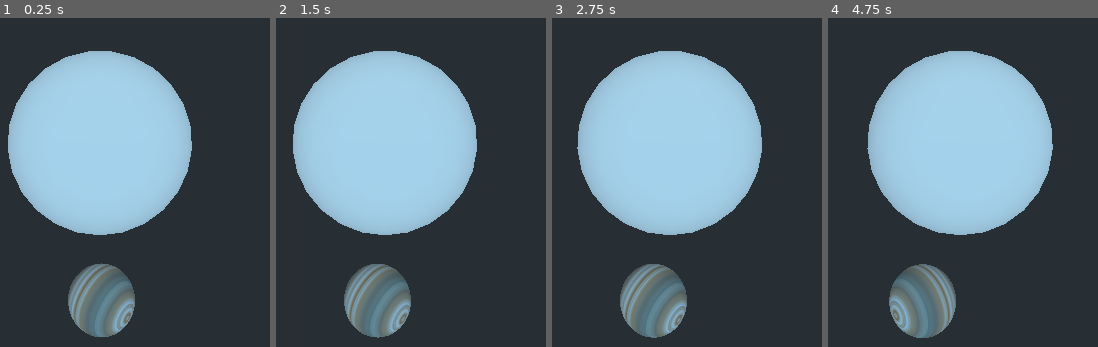
Above: before the commit, frames 1-4 (left to right).
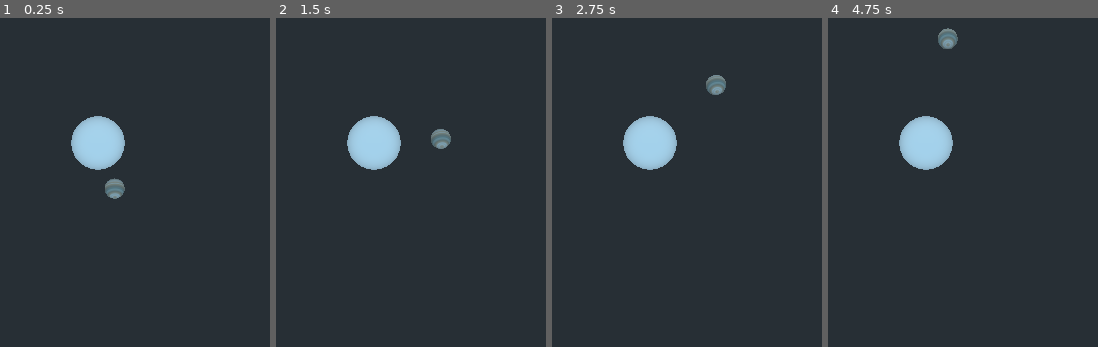
Above: after the commit, the same moments.

Repository: TwoFace902/VandyHacks2021
Game: Godot game, scene res://SpaceBoys.tscn
Two runs of this game, one before a commit and one after it. Both use one fixed random seed, a clock stepped at 60 frames per second and the inputs below.
Inputs:
- Up to frame 1 (0.25 s): no input
- Up to frame 2 (1.5 s): no input
- Up to frame 3 (2.75 s): no input
- Up to frame 4 (4.75 s): no input

The runs differ from the first frame. In frame 1, 32% of the frame differs, in the area x 2-72%, y 10-97%; in frame 2, 32%; in frame 3, 32%; in frame 4, 33%, in the area x 14-84%, y 3-98%.

Commit message:
orbit

Diff:
--- a/SpaceBoys.tscn
+++ b/SpaceBoys.tscn
@@ -1,6 +1,5 @@
-[gd_scene load_steps=7 format=2]
+[gd_scene load_steps=6 format=2]
 
-[ext_resource path="res://CSGSphere.gd" type="Script" id=1]
 [ext_resource path="res://Spatial.gd" type="Script" id=2]
 [ext_resource path="res://default_env.tres" type="Environment" id=3]
 [ext_resource path="res://8k_jupiter.jpg" type="Texture" id=4]
@@ -35,7 +34,6 @@
 radial_segments = 25
 rings = 25
 material = SubResource( 1 )
-script = ExtResource( 1 )
 
 [node name="Spatial3" type="Spatial" parent="."]
 transform = Transform( 1, 0, 0, 0, 1, 0, 0, 0, 1, 4.70375, 3.76033, 0 )
@@ -52,7 +50,7 @@
 smooth_faces = false
 
 [node name="Camera" type="Camera" parent="."]
-transform = Transform( 1, 0, 0, 0, 1.19249e-08, 1, 0, -1, 1.19249e-08, 0, 150, 0 )
+transform = Transform( 1, 0, 0, 0, 1.19249e-08, 1, 0, -1, 1.19249e-08, 0, 500, 0 )
 environment = ExtResource( 3 )
 current = true
 far = 8192.0
--- a/Spatial.gd
+++ b/Spatial.gd
@@ -1,20 +1,24 @@
 extends Spatial
 
 
-# Declare member variables here. Examples:
-# var a = 2
-# var b = "text"
+# var velocitiesDict = {} shut up sam
+
+func _ready():
+	pass
+	#for planet in self.get_children():
+		#velocitiesDict[planet] = Vector3() shut up sam
 
 
-# Called when the node enters the scene tree for the first time.
-func _ready():
-	pass # Replace with function body.
+var gooberPlanetVelocity = Vector3(10,0,0)
+var G = 5000
 
-
-# Called every frame. 'delta' is the elapsed time since the previous frame.
 func _process(delta):
-	$Sun.translation.x += 3 * delta;
-	$GooberPlanet.rotation.y += 5*delta;
-	#$GooberPlanet.translation.z -= 100*delta;
-	#$GooberPlanet/CSGSphere.rotation.x += 2*delta;
-	#$GooberPlanet/CSGSphere.rotation.z += 10*delta;
+	var thisPlanet = $GooberPlanet
+	var otherPlanet = $Sun
+	var diff = otherPlanet.translation-thisPlanet.translation
+	var distance = diff.length_squared()
+	var force = (G*1*1/distance)*(diff.normalized())
+	gooberPlanetVelocity += force*delta*10
+	$GooberPlanet.translation += gooberPlanetVelocity*delta*10
+	print(gooberPlanetVelocity)
+	#print($GooberPlanet.translation)
